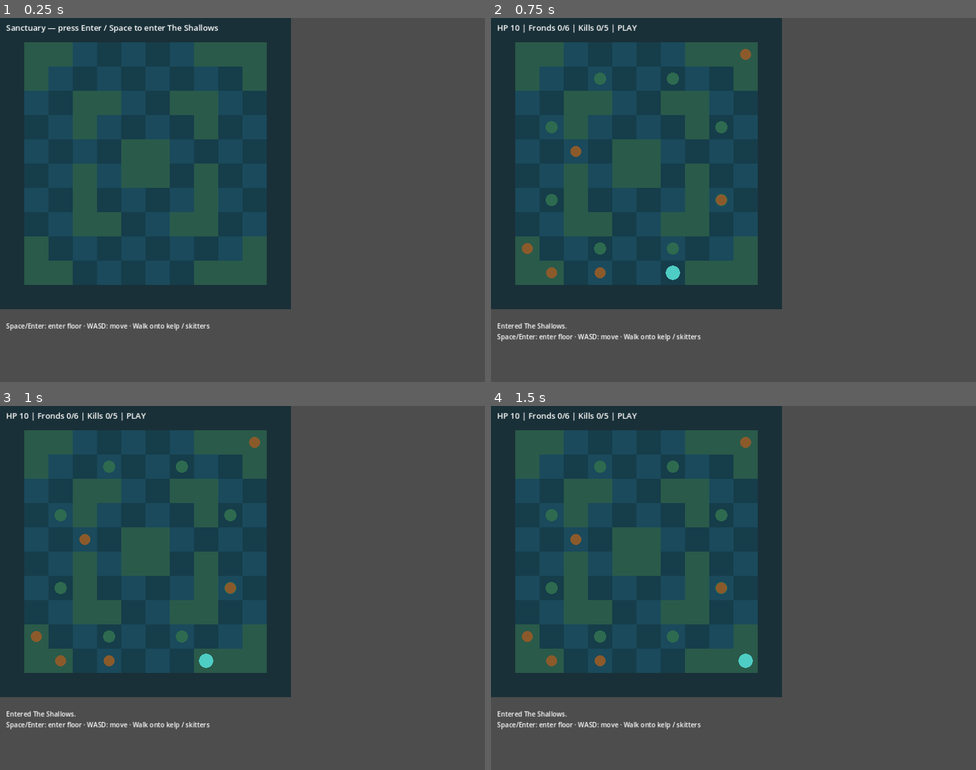
Above: before the commit, frames 1-4 (two rows, left to right).
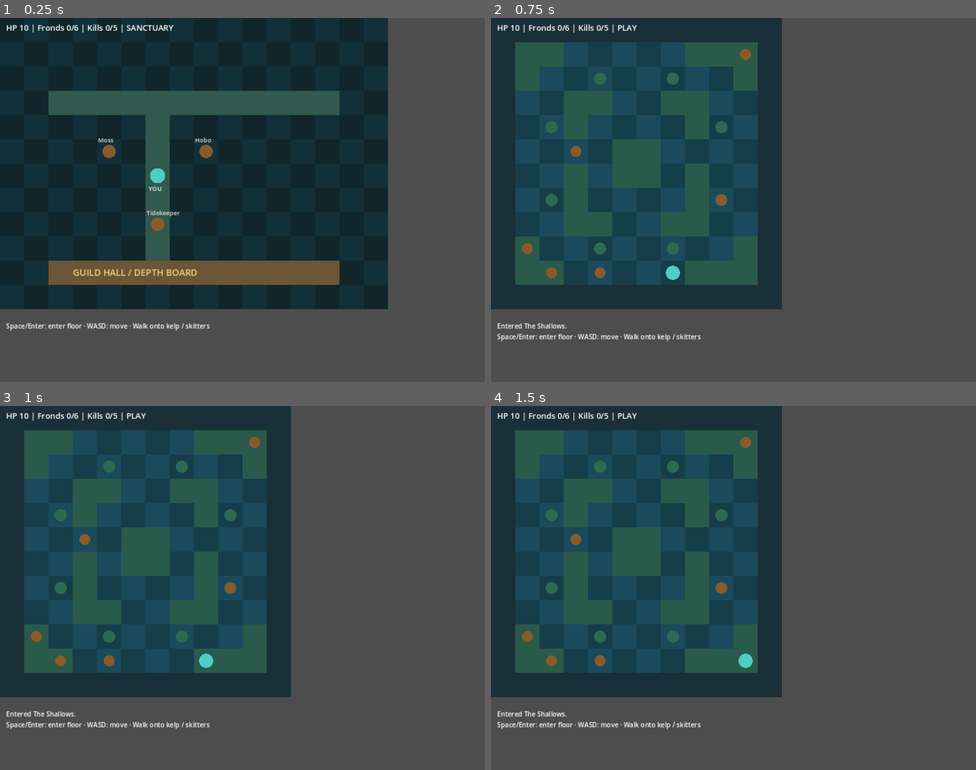
Above: after the commit, the same moments.

Repository: KelpCoin/DreamLedger
Game: Godot game, scene res://scenes/main.tscn
Same seed, same stepped clock (60 frames per second), same inputs: the game is played once before the commit and once after it.
Inputs:
- Up to frame 1 (0.25 s): no input
- Up to frame 2 (0.75 s): tap Enter (ui_accept) at 0.5, 0.6 s; hold D (move_right) from 0.53 s (still down)
- Up to frame 3 (1 s): keep holding D (move_right); tap Enter (ui_accept) at 0.77 s
- Up to frame 4 (1.5 s): tap Enter (ui_accept) at 1.07, 1.35 s; release D (move_right) at 1.28 s; hold S (move_down) from 1.28 s (still down)

The runs differ from the first frame. In frame 1, 39% of the frame differs, in the area x 1-80%, y 0-80%; in frame 2, nothing differs; in frame 3, nothing differs; in frame 4, nothing differs.
Error after the commit: Invalid access to property or key 'text_submitted' on a base object of type 'null instance'. (res://scripts/shallows_controller.gd:48)

Commit message:
PHINHAVEN: make Shallows scaffold a walkable social sanctuary

Diff:
--- a/phinhaven/godot/shallows/scripts/shallows_controller.gd
+++ b/phinhaven/godot/shallows/scripts/shallows_controller.gd
@@ -30,14 +30,26 @@
 
 @onready var status_label: Label = $UI/StatusLabel
 @onready var log_label: Label = $UI/LogLabel
+@onready var chat_input: LineEdit = $UI/ChatInput
+@onready var chat_label: Label = $UI/ChatLabel
+
+var sanctuary_pos := Vector2i(6, 6)
+var sanctuary_npcs := [
+	{"name": "Moss", "pos": Vector2i(4, 5)},
+	{"name": "Hobo", "pos": Vector2i(8, 5)},
+	{"name": "Tidekeeper", "pos": Vector2i(6, 8)}
+]
 
 func _ready() -> void:
 	GameState.state_changed.connect(_on_state)
 	GameState.hud_changed.connect(_refresh_hud)
 	GameState.log_line.connect(_on_log)
 	_refresh_hud()
+	chat_input.text_submitted.connect(_on_chat_submitted)
 	if GameState.phase == "SANCTUARY":
-		status_label.text = "Sanctuary — press Enter / Space to enter The Shallows"
+		status_label.text = "PHINHAVEN · Sanctuary | WASD to walk | Enter to enter The Shallows"
+		chat_label.text = "Moss: The town is quiet. The depths are not."
+	queue_redraw()
 
 func _on_state(s: String) -> void:
 	status_label.text = "Phase: %s" % s
@@ -80,6 +92,21 @@
 		if Input.is_action_just_pressed("ui_accept"):
 			GameState.reset_run()
 			_spawn()
+			return
+		var dx := 0
+		var dy := 0
+		if Input.is_action_pressed("move_up"):
+			dy = -1
+		elif Input.is_action_pressed("move_down"):
+			dy = 1
+		elif Input.is_action_pressed("move_left"):
+			dx = -1
+		elif Input.is_action_pressed("move_right"):
+			dx = 1
+		if dx != 0 or dy != 0:
+			sanctuary_pos.x = clampi(sanctuary_pos.x + dx, 1, 14)
+			sanctuary_pos.y = clampi(sanctuary_pos.y + dy, 2, 10)
+			queue_redraw()
 		return
 	if GameState.phase != "PLAY" or GameState.busy:
 		return
@@ -138,7 +165,17 @@
 	GameState.apply_fight_result(php > 0, php)
 	queue_redraw()
 
+func _on_chat_submitted(text: String) -> void:
+	var clean := text.strip_edges()
+	if clean.is_empty():
+		return
+	chat_label.text = "You: " + clean + "\n" + chat_label.text
+	chat_input.clear()
+
 func _draw() -> void:
+	if GameState.phase == "SANCTUARY":
+		_draw_sanctuary()
+		return
 	for y in range(ROWS):
 		for x in range(COLS):
 			var t: int = map[y][x]
@@ -161,3 +198,24 @@
 	if GameState.phase == "PLAY" or GameState.phase == "CLEARED":
 		var pc := Vector2(px * TILE + TILE / 2.0, py * TILE + TILE / 2.0)
 		draw_circle(pc, 14.0, GameState.avatar_color)
+
+
+func _draw_sanctuary() -> void:
+	for y in range(12):
+		for x in range(16):
+			var r := Rect2(x * TILE, y * TILE, TILE, TILE)
+			draw_rect(r, Color("10262b") if (x + y) % 2 == 0 else Color("123039"))
+	for x in range(2, 14):
+		draw_rect(Rect2(x * TILE, 3 * TILE, TILE, TILE), Color("31594d"))
+	for y in range(4, 10):
+		draw_rect(Rect2(6 * TILE, y * TILE, TILE, TILE), Color("31594d"))
+	for npc in sanctuary_npcs:
+		var p: Vector2i = npc.pos
+		var pos := Vector2(p.x * TILE + TILE / 2.0, p.y * TILE + TILE / 2.0)
+		draw_circle(pos, 13.0, Color("8b5a2b"))
+		draw_string(ThemeDB.fallback_font, pos + Vector2(-22, -18), npc.name, HORIZONTAL_ALIGNMENT_LEFT, -1, 12, Color("e8e0c8"))
+	var pc := Vector2(sanctuary_pos.x * TILE + TILE / 2.0, sanctuary_pos.y * TILE + TILE / 2.0)
+	draw_circle(pc, 15.0, GameState.avatar_color)
+	draw_string(ThemeDB.fallback_font, pc + Vector2(-18, 30), "YOU", HORIZONTAL_ALIGNMENT_LEFT, -1, 12, Color("ffffff"))
+	draw_rect(Rect2(2 * TILE, 10 * TILE, 12 * TILE, TILE), Color("6b5635"))
+	draw_string(ThemeDB.fallback_font, Vector2(3 * TILE, 10 * TILE + 30), "GUILD HALL / DEPTH BOARD", HORIZONTAL_ALIGNMENT_LEFT, -1, 18, Color("f1d27a"))
